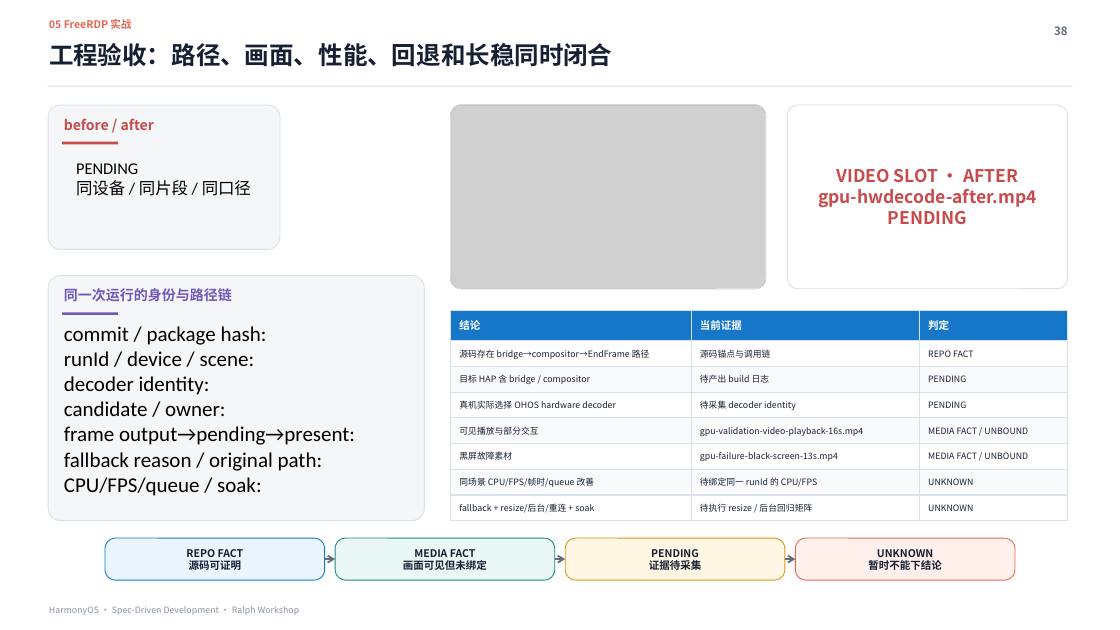
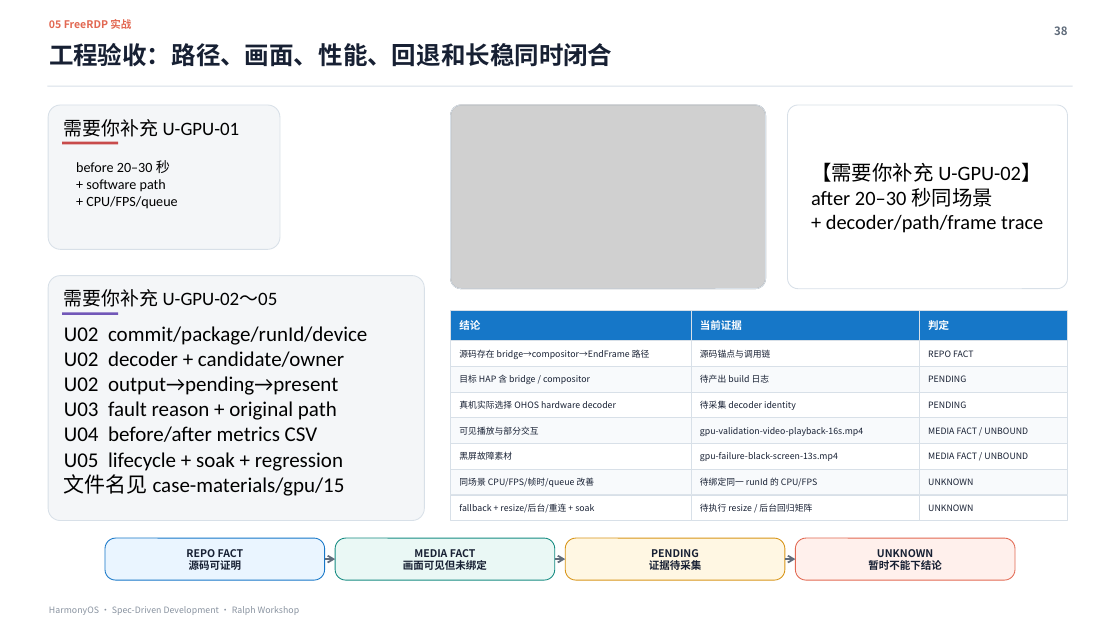
Before and after one commit to xiaomu120413/harmonyos-sdd-ralph-workshop, a slide deck: slide 38 of deliverables/HarmonyOS_SDD_Ralph_Workshop_MDM证据增强版.pptx. Drawn at 1120x630 pixels with LibreOffice and Linux fonts; fonts in the diff are those of the drawing; grey boxes stand for pictures. Boxes give left, top, right and bottom in pixels: in the first picture for what was removed or moved away, otherwise in the second. Text is boxed around its words. In the diff, an @@ line names an element or a change of style, - is before the commit and + after.

```diff
--- a/deliverables/HarmonyOS_SDD_Ralph_Workshop_MDM证据增强版.pptx
+++ b/deliverables/HarmonyOS_SDD_Ralph_Workshop_MDM证据增强版.pptx
@@ text at (64,119,240,137): text changed; size 12 to 16.3 pt; font Noto Sans CJK SC to Calibri; text colour #C84B4B to #000000; bold off @@
-before / after
+需要你补充 U-GPU-01
@@ text at (76,160,177,209): text changed; size 14.1 to 12.1 pt @@
-PENDING
-同设备 / 同片段 / 同口径
+before 20–30 秒
++ software path
++ CPU/FPS/queue
@@ text at (811,162,1043,233): text changed; size 15 to 17.5 pt; font Noto Sans CJK SC to Calibri; text colour #C84B4B to #000000; bold off @@
-VIDEO SLOT · AFTER
-gpu-hwdecode-after.mp4
-PENDING
+【需要你补充 U-GPU-02】
+after 20–30 秒同场景
++ decoder/path/frame trace
@@ text at (64,289,278,307): text changed; size 12 to 16.3 pt; font Noto Sans CJK SC to Calibri; text colour #7157B8 to #000000; bold off @@
-同一次运行的身份与路径链
+需要你补充 U-GPU-02～05
@@ text at (64,326,367,496): text changed @@
-commit / package hash:
-runId / device / scene:
-decoder identity:
-candidate / owner:
-frame output→pending→present:
-fallback reason / original path:
-CPU/FPS/queue / soak:
+U02 commit/package/runId/device
+U02 decoder + candidate/owner
+U02 output→pending→present
+U03 fault reason + original path
+U04 before/after metrics CSV
+U05 lifecycle + soak + regression
+文件名见 case-materials/gpu/15
```
Also in this commit, not shown: 7 other slides changed, 11 other files.
